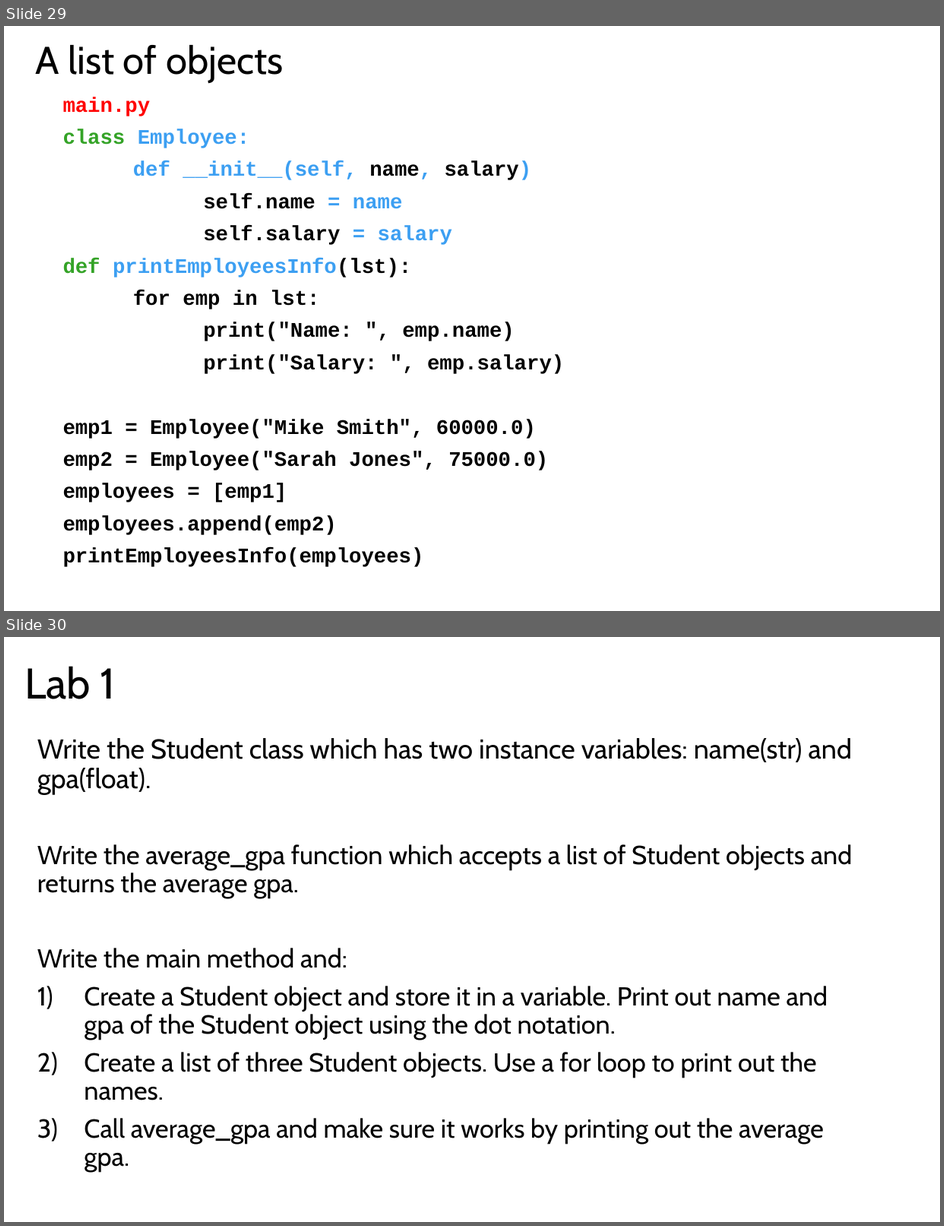
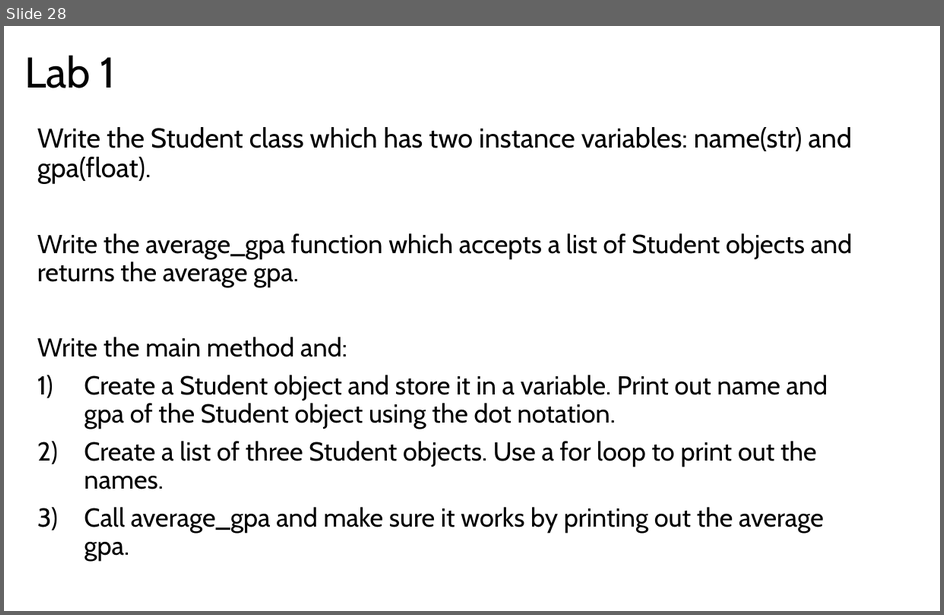
Before and after one commit to LongBaoNguyen/longbaonguyen.github.io, a slide deck: courses/apcsp/lect8.pptx. Shown one above the other, each under a label of ours: slides 29 and 30 before the commit, slide 28 after it. The pictures are 944x1226 and 944x615 pixels, drawn with LibreOffice and Linux fonts; fonts in the diff are those of the drawing. Boxes give left, top, right and bottom in pixels: in the first picture for what was removed or moved away, otherwise in the second. Text is boxed around its words. In the diff, an @@ line names an element or a change of style, - is before the commit and + after.

```diff
--- a/courses/apcsp/lect8.pptx
+++ b/courses/apcsp/lect8.pptx
@@ slide 29 removed at (4, 26, 940, 611), background #FFFFFF @@
@@ title removed at (36, 45, 283, 83) @@
-A list of objects
@@ text removed at (63, 97, 564, 567) @@
-main.py
-class Employee:
-def __init__(self, name, salary)
-self.name = name
-self.salary = salary
-def printEmployeesInfo(lst):
-for emp in lst:
-print("Name: ", emp.name)
-print("Salary: ", emp.salary)
-emp1 = Employee("Mike Smith", 60000.0)
-emp2 = Employee("Sarah Jones", 75000.0)
-employees = [emp1]
-employees.append(emp2)
-printEmployeesInfo(employees)
@@ what was slide 30 is now slide 28 @@
```
Also in this commit, not shown: 1 slide changed, 1 other slide removed, 17 other files.
